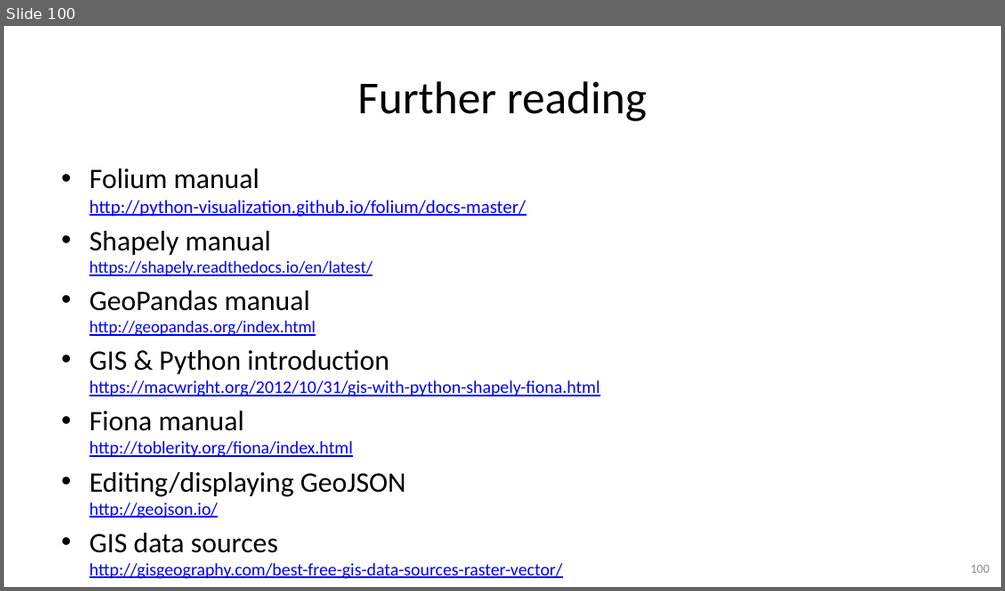
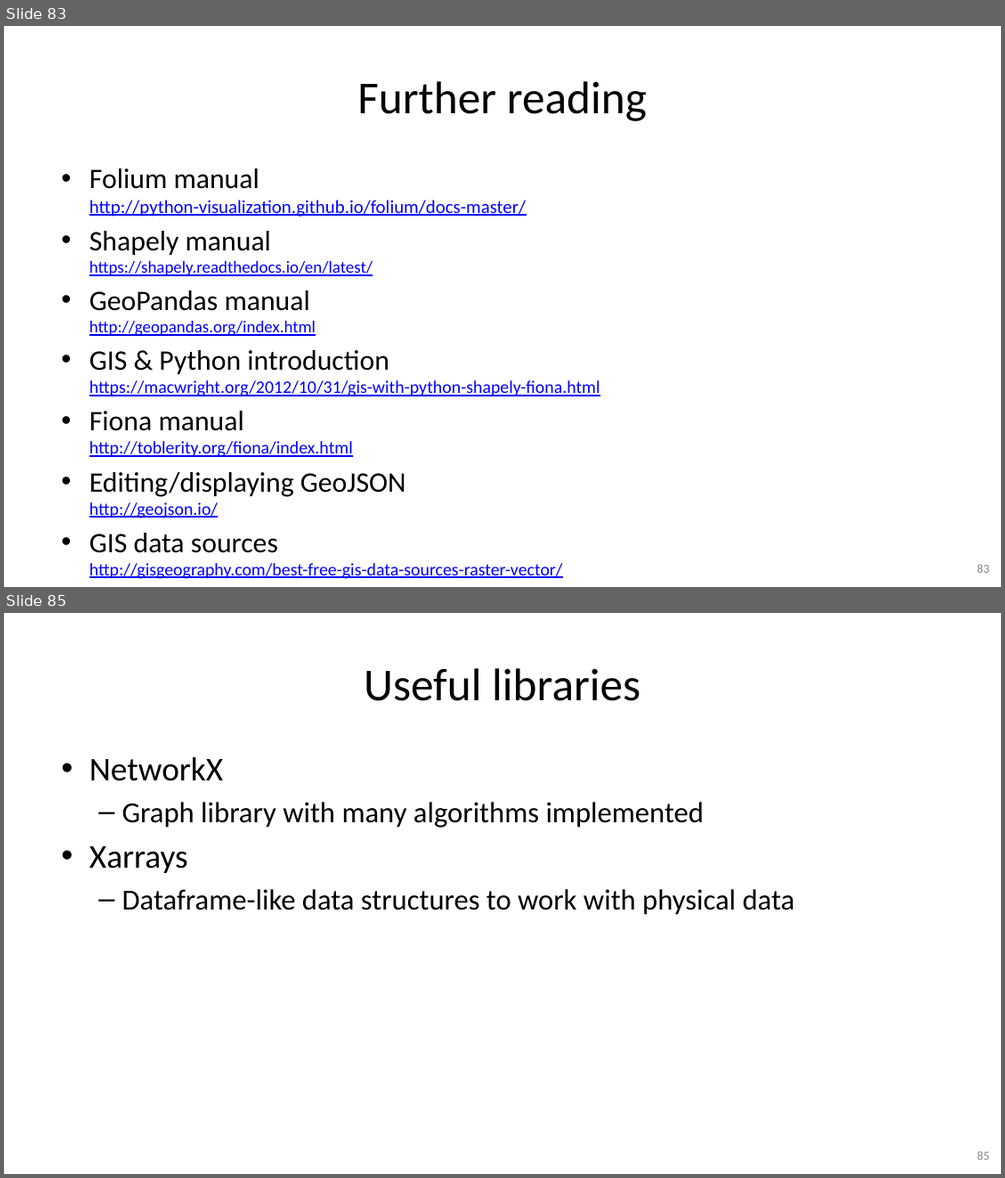
Before and after one commit to gjbex/Python-for-data-science, a slide deck: python_for_data_science.pptx. Shown one above the other, each under a label of ours: slide 100 before the commit, slides 83 and 85 after it; the slides between them are not shown. The pictures are 1005x591 and 1005x1178 pixels, drawn with LibreOffice and Linux fonts; fonts in the diff are those of the drawing. Boxes give left, top, right and bottom in pixels: in the first picture for what was removed or moved away, otherwise in the second. Text is boxed around its words. In the diff, an @@ line names an element or a change of style, - is before the commit and + after.

Commit message:
Update slides
* Remove most of pandas slides, use notebook
* Remove outdatted HoloViews slides, use notebook
* Add references to material on Seaborn
* Add reference to materail on Altair
* Replace HoloViews section by visualization section
* Add references to NetworkX and Xarray libraries

```diff
--- a/python_for_data_science.pptx
+++ b/python_for_data_science.pptx
@@ slide 85 added at [4, 613, 1001, 1174], background #FFFFFF @@
@@ title added at [364, 668, 640, 701], 44 pt, text #000000 @@
+Useful libraries
@@ text added at [89, 757, 795, 915], 28 pt, text #000000 @@
+• NetworkX
+  – Graph library with many algorithms implemented
+• Xarrays
+  – Dataframe-like data structures to work with physical data
@@ page number added at [977, 1151, 989, 1159], 12 pt, text #8C8C8C @@
+85
@@ what was slide 100 is now slide 83 @@
@@ page number at [977, 564, 989, 572]: text changed @@
-100
+83
```
Also in this commit, not shown: 6 slides changed, 4 other slides added, 20 slides removed.
